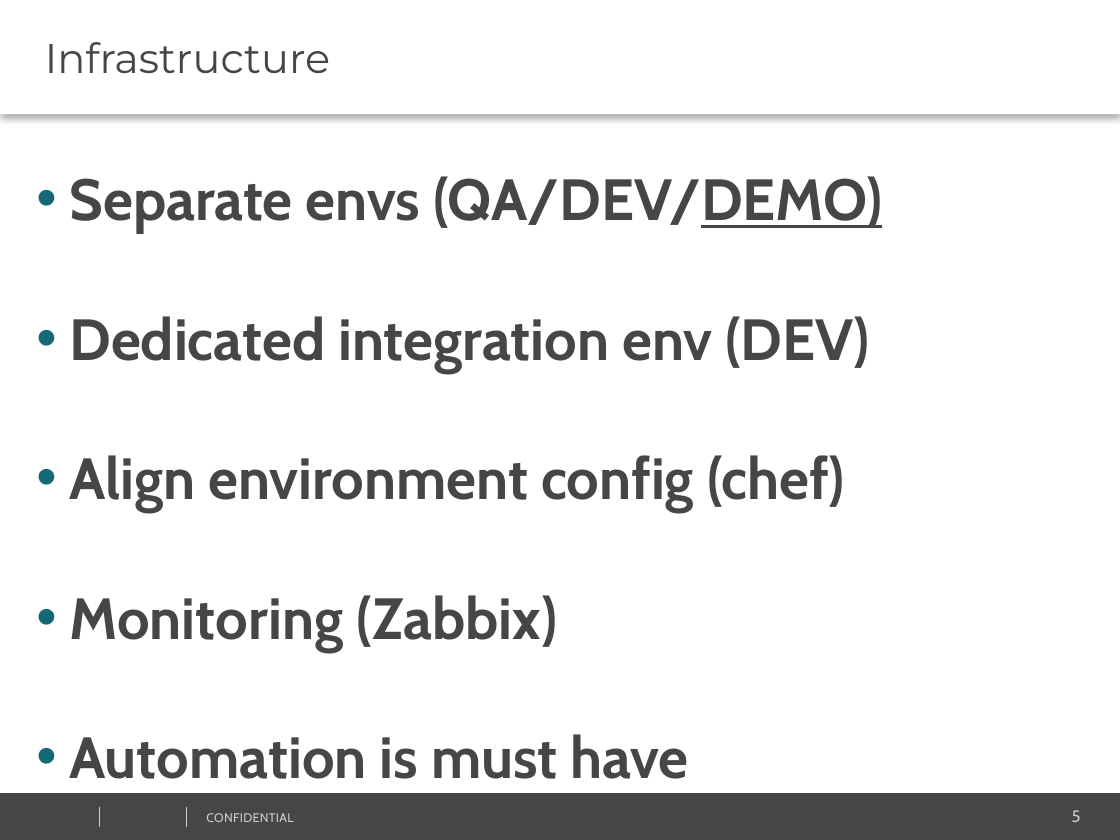
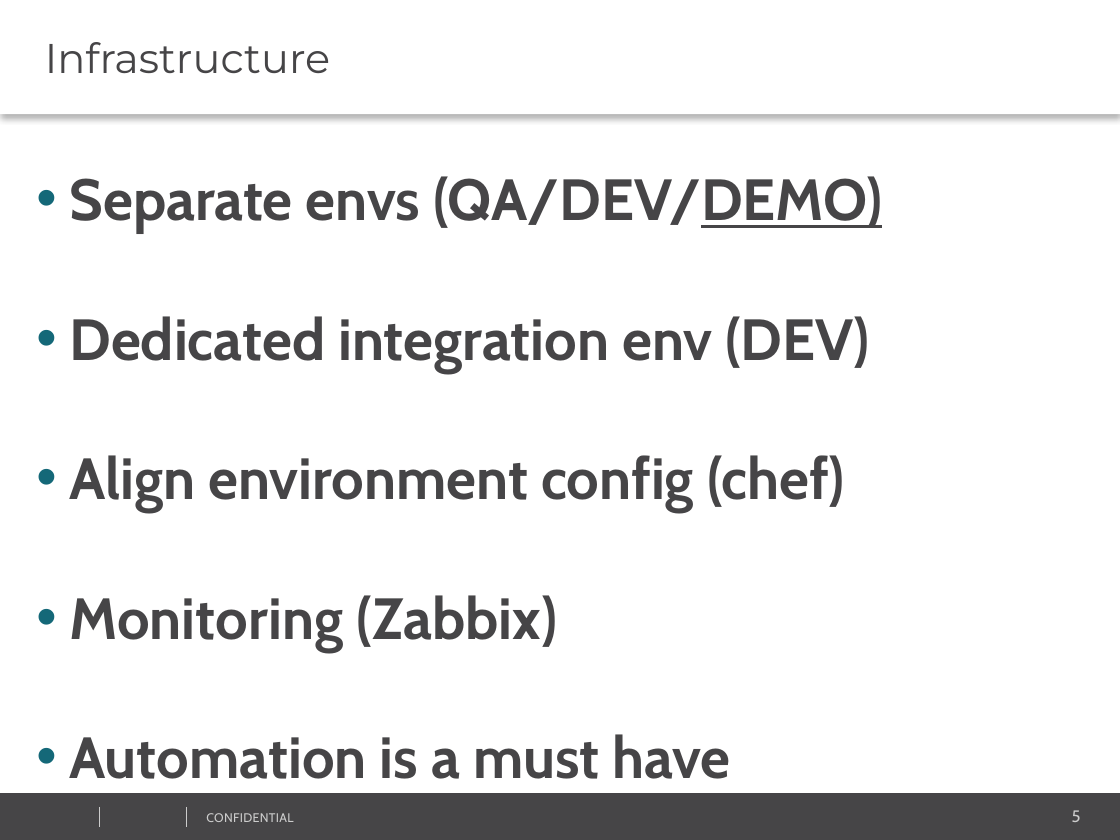
Before and after one commit to vitali-kviatkouski/personal, a slide deck: slide 5 of MicroservicesITWeek2017.pptx. Drawn at 1120x840 pixels with LibreOffice and Linux fonts; fonts in the diff are those of the drawing; background and template pictures are left out. Boxes give left, top, right and bottom in pixels: in the first picture for what was removed or moved away, otherwise in the second. Text is boxed around its words. In the diff, an @@ line names an element or a change of style, - is before the commit and + after.

```diff
--- a/MicroservicesITWeek2017.pptx
+++ b/MicroservicesITWeek2017.pptx
@@ text at [70,734,731,779]: text changed @@
-• Automation is must have
+• Automation is a must have
```
Also in this commit, not shown: 11 other slides changed.
